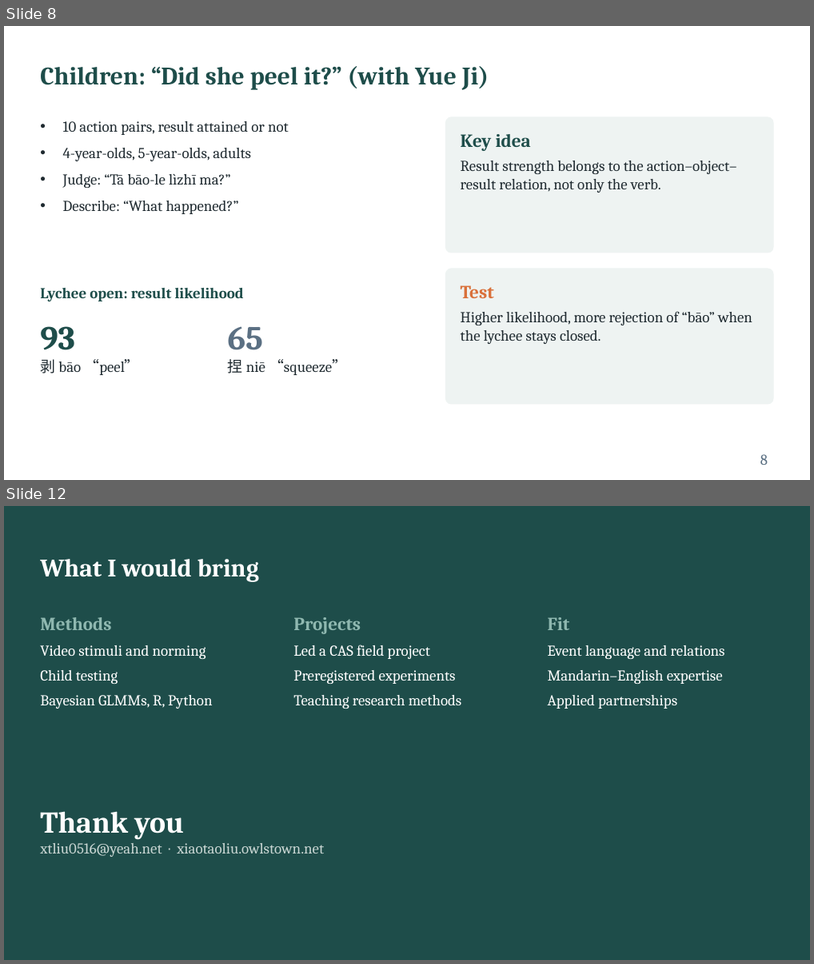
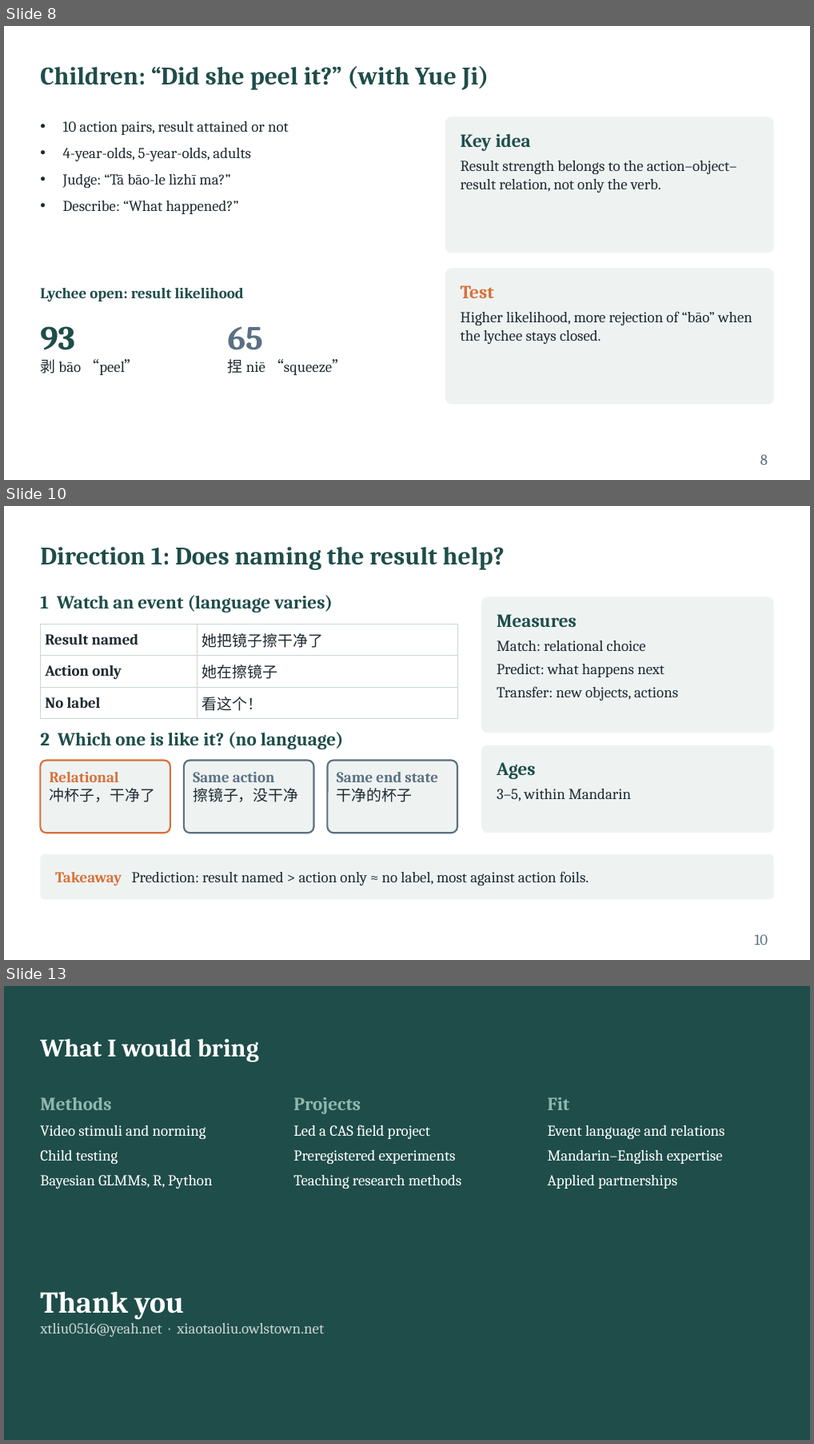
Before and after one commit to xtaoliu/claude, a slide deck: Liu_postdoc_interview_talk.pptx. Shown one above the other, each under a label of ours: slides 8 and 12 before the commit, slides 8, 10 and 13 after it; the slides between them are not shown. The pictures are 814x964 and 814x1444 pixels, drawn with LibreOffice and Linux fonts; fonts in the diff are those of the drawing. Boxes give left, top, right and bottom in pixels: in the first picture for what was removed or moved away, otherwise in the second. Text is boxed around its words. In the diff, an @@ line names an element or a change of style, - is before the commit and + after.

```diff
--- a/Liu_postdoc_interview_talk.pptx
+++ b/Liu_postdoc_interview_talk.pptx
@@ slide 10 added at <box>4,506,810,960</box>, background #FFFFFF @@
@@ title added at <box>40,547,505,570</box>, 30 pt, text #1E4D4A, bold @@
+Direction 1: Does naming the result help?
@@ text added at <box>40,595,333,612</box>, 22 pt, text #1E4D4A, bold @@
+1 Watch an event (language varies)
@@ rounded rectangle added at <box>482,596,774,733</box>, fill #EEF3F2 @@
@@ table added at <box>40,624,458,714</box>, 3 rows, 2 columns @@
+Result named | 她把镜子擦干净了
+Action only | 她在擦镜子
+No label | 看这个！
@@ text added at <box>497,614,678,700</box>, 18 pt, text #1F2A30 @@
+Measures
+Match: relational choice
+Predict: what happens next
+Transfer: new objects, actions
@@ text added at <box>40,732,344,749</box>, 22 pt, text #1E4D4A, bold @@
+2 Which one is like it? (no language)
@@ rounded rectangle added at <box>482,745,774,832</box>, fill #EEF3F2 @@
@@ rounded rectangle added at <box>40,760,170,832</box>, fill #EEF3F2, outline #D9703A 2 pt @@
@@ rounded rectangle added at <box>184,760,314,832</box>, fill #EEF3F2, outline #5B7083 2 pt @@
@@ rounded rectangle added at <box>328,760,458,832</box>, fill #EEF3F2, outline #5B7083 2 pt @@
@@ text added at <box>497,762,631,801</box>, 18 pt, text #1F2A30 @@
+Ages
+3–5, within Mandarin
@@ text added at <box>50,772,155,802</box>, 18 pt, text #D9703A, bold @@
+Relational
+冲杯子，干净了
@@ text added at <box>193,772,298,802</box>, 18 pt, text #5B7083, bold @@
+Same action
+擦镜子，没干净
@@ text added at <box>337,772,438,802</box>, 18 pt, text #5B7083, bold @@
+Same end state
+干净的杯子
@@ rounded rectangle added at <box>40,854,774,900</box>, fill #EEF3F2 @@
@@ text added at <box>55,871,589,885</box>, 18 pt, text #1F2A30 @@
+Takeaway Prediction: result named > action only ≈ no label, most against action foils.
@@ page number added at <box>755,934,769,944</box>, 18 pt, text #5B7083 @@
+10
@@ what was slide 12 is now slide 13 @@
```
Also in this commit, not shown: 3 slides changed, 2 other slides added, 2 slides removed, 1 other file.
